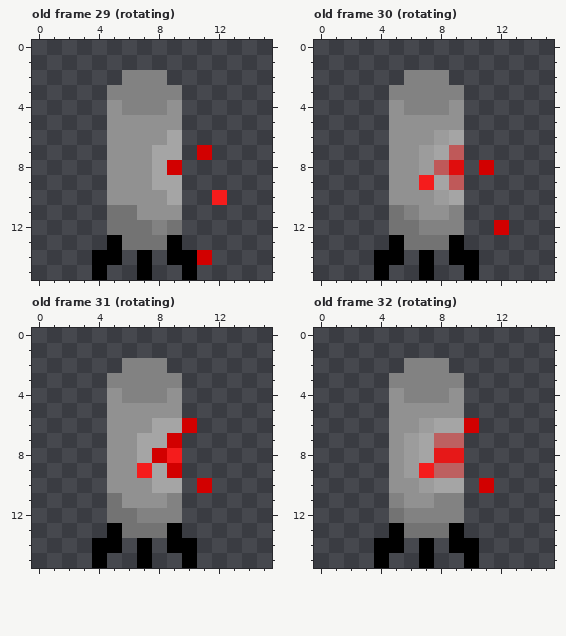
Pixel-art file, stored at resources/art/laser-turret.aseprite. The first picture shows the starting point.
16x16 pixels, 56 frames. Colours within 5 levels of each other are drawn and written as one. Shown: old frame 29 (rotating), old frame 30 (rotating), old frame 31 (rotating), old frame 32 (rotating). The commit also changed other frames, which this record leaves out.
New version:
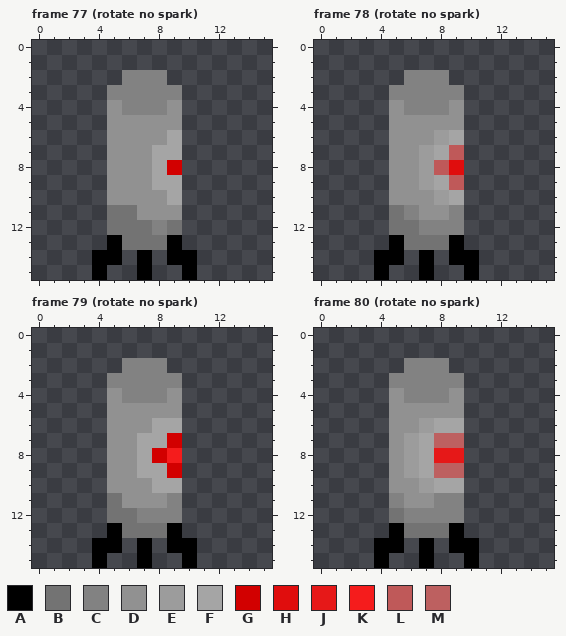
Palette (. is transparent): A #000000  B #737373  C #828282  D #919191  E #9c9c9c  F #a5a5a5  G #d20000  H #e00d0d  J #e61818  K #f51c1c  L #bf5959  M #bd6060
A new or re-ordered frame is compared with the old frame closest to it.
From the commit log: working on stationary laser turret rotation
Change:
{"change": "frames 56 -> 86"}
{"where": "frame 77 (rotate no spark) is new; against old frame 29 (rotating)"}
{"frame":77,"y":7,"x":11,"old":"G","new":"."}
{"frame":77,"y":10,"x":12,"old":"K","new":"."}
{"frame":77,"y":14,"x":11,"old":"G","new":"."}
{"where": "frame 78 (rotate no spark) is new; against old frame 30 (rotating)"}
{"frame":78,"y":8,"x":11,"old":"G","new":"."}
{"frame":78,"y":9,"x":7,"old":"K","new":"E"}
{"frame":78,"y":12,"x":12,"old":"G","new":"."}
{"where": "frame 79 (rotate no spark) is new; against old frame 31 (rotating)"}
{"frame":79,"y":6,"x":10,"old":"G","new":"."}
{"frame":79,"y":9,"x":7,"old":"K","new":"F"}
{"frame":79,"y":10,"x":11,"old":"G","new":"."}
{"where": "frame 80 (rotate no spark) is new; against old frame 32 (rotating)"}
{"frame":80,"y":6,"x":10,"old":"G","new":"."}
{"frame":80,"y":9,"x":7,"old":"K","new":"F"}
{"frame":80,"y":10,"x":11,"old":"G","new":"."}
{"label":"erased","picture_box":[197,145,227,265]}
{"label":"changed","picture_box":[419,160,494,190]}
{"label":"erased","picture_box":[494,220,509,235]}
{"label":"changed","picture_box":[137,418,212,493]}
{"label":"changed","picture_box":[419,418,494,493]}
